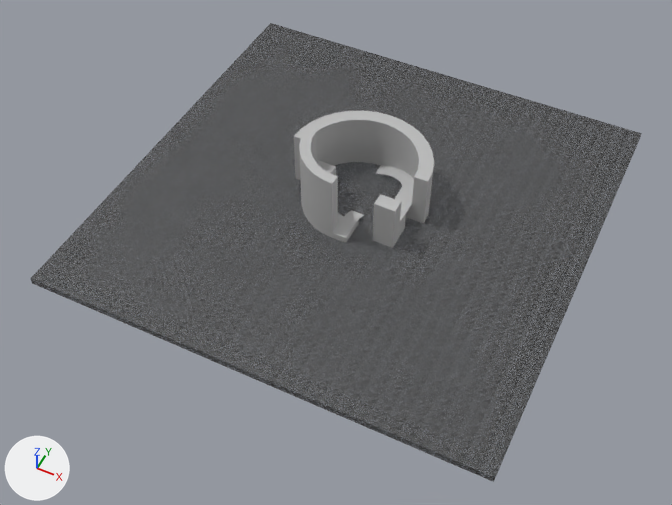
Two versions of the FBX model Content/scenes/theEdge.fbx, one commit apart.
Before and after are seen from a camera (50 mm lens) standing at (0.774, -1.689, 1.857) and looking at (0.015, -0.17, -0.042). The axes (+X, +Y, +Z) are drawn at lower left. The lights are the same throughout. Where no turn or scale is listed for an object, it has been applied to the vertices.

Script lines for the objects in view, before the commit:
```python
ob_pcube3 = bpy.data.objects.new('pCube3', me_mesh_003)
ob_pcube3.location = (-0.11, 0.02, 0.03)
ob_pcube31 = bpy.data.objects.new('pCube31', me_mesh_015)
ob_pcube31.location = (0.0, 0.0, 0.0)
ob_pcube33 = bpy.data.objects.new('pCube33', me_mesh_024)
ob_pcube33.location = (0.14, -0.02, 0.06)
ob_pcube34 = bpy.data.objects.new('pCube34', me_mesh_025)
ob_pcube34.location = (0.12, 0.02, 0.03)
ob_pcube35 = bpy.data.objects.new('pCube35', me_mesh_026)
ob_pcube35.location = (0.12, -0.1, 0.03)
ob_pcube4 = bpy.data.objects.new('pCube4', me_mesh_004)
ob_pcube4.location = (0.12, -0.06, 0.03)
ob_pcube5 = bpy.data.objects.new('pCube5', me_mesh_005)
ob_pcube5.location = (-0.15, 0.02, 0.06)
ob_ppipe1 = bpy.data.objects.new('pPipe1', me_mesh_001)
ob_ppipe1.location = (0.0, 0.0, 0.08)
ob_ppipe2 = bpy.data.objects.new('pPipe2', me_mesh_007)
ob_ppipe2.location = (0.0, 0.0, 0.01)
# also in view: 'pCube1' at (0.0, 0.0, -0.01); 'pPipe3' at (-0.08, -0.08, 0.102)
```
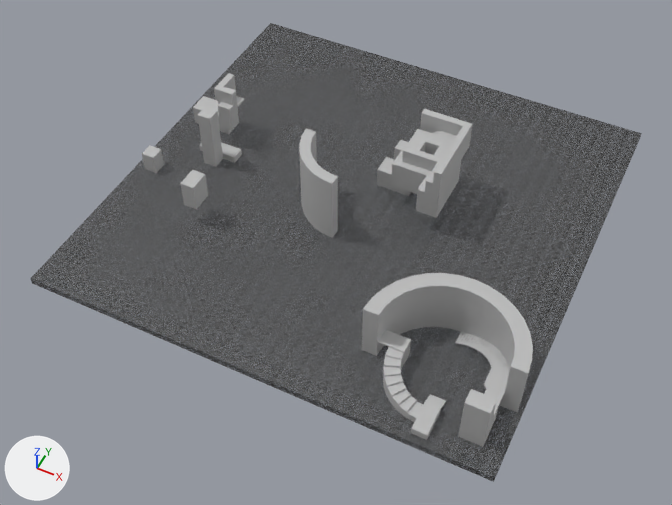
Commit message: The Edge stuff

What differs and where, as boxes (x1, y1, x2, y2) in the pictures (672 x 505 px):
'pPipe1', moved: before (294, 111, 434, 224); after (362, 273, 533, 413)
'elevatorTop', added: after (402, 109, 472, 197)
'pCube35', moved: before (372, 194, 401, 248); after (458, 389, 497, 447)
'pCube49', added: after (391, 140, 461, 218)
'pPipe2', moved: before (338, 212, 344, 225); after (383, 347, 423, 422)
'pCube2', moved: before (333, 214, 359, 243); after (411, 402, 441, 440)
'pCube37', added: after (198, 107, 223, 167)
'pCube33', moved: before (395, 186, 413, 213); after (484, 368, 509, 405)
'pCube40', added: after (180, 170, 208, 210)
'pCube31', moved: before (375, 165, 411, 180); after (456, 331, 500, 356)
'elevatorBottom', added: after (377, 157, 411, 196)
'pCube41', added: after (218, 102, 239, 131)
'pCube3', moved: before (320, 162, 336, 176); after (389, 334, 411, 365)
'pCube42', added: after (142, 145, 164, 173)
'pCube38', added: after (193, 96, 239, 134)
'pCube36', added: after (199, 142, 242, 163)
'pCube45', added: after (220, 87, 237, 105)
'pCube5', moved: before (317, 160, 323, 166); after (373, 330, 396, 347)
'pCube4', moved: before (399, 212, 406, 237); after (490, 404, 499, 430)
'pCube46', added: after (214, 81, 228, 101)
'pCube47', added: after (222, 73, 235, 89)
'pCube34', moved: before (406, 205, 412, 219); after (499, 395, 504, 406)
'pCube48', added: after (236, 96, 244, 108)

The change, as a list of edits to the scene's bpy script:
```text
Change ob_pcube31:
    ob_pcube31.location: (0.0, 0.0, 0.0) -> (0.43, -0.46, 0.0)
Change ob_pcube34:
    ob_pcube34.location: (0.12, 0.02, 0.03) -> (0.55, -0.44, 0.03)
Change ob_pcube5:
    ob_pcube5.location: (-0.15, 0.02, 0.06) -> (0.28, -0.44, 0.06)
Change ob_pcube33:
    ob_pcube33.location: (0.14, -0.02, 0.06) -> (0.57, -0.48, 0.06)
Change ob_ppipe2:
    ob_ppipe2.location: (0.0, 0.0, 0.01) -> (0.43, -0.46, 0.01)
Change ob_ppipe1:
    ob_ppipe1.location: (0.0, 0.0, 0.08) -> (0.43, -0.46, 0.08)
Change ob_pcube4:
    ob_pcube4.location: (0.12, -0.06, 0.03) -> (0.55, -0.52, 0.03)
Change ob_pcube35:
    ob_pcube35.location: (0.12, -0.1, 0.03) -> (0.55, -0.56, 0.03)
Change ob_pcube3:
    ob_pcube3.location: (-0.11, 0.02, 0.03) -> (0.32, -0.44, 0.03)
Change ob_pcube2:
    ob_pcube2.location: (0.02, -0.12, 0.01) -> (0.45, -0.58, 0.01)
Add ob_pcube37:
    ob_pcube37 = bpy.data.objects.new('pCube37', me_mesh_028)  # a box spanning x -0.02..0.02, y -0.02..0.02, z -0.09..0.09; in mat_phong1 (grey #bcbcbc)
    ob_pcube37.location = (-0.45, -0.04, 0.09)
Add ob_pcube38:
    ob_pcube38 = bpy.data.objects.new('pCube38', me_mesh_029)  # a box spanning x -0.06..0.06, y -0.03..0.03, z -0.03..0.03; in mat_phong1 (grey #bcbcbc)
    ob_pcube38.location = (-0.53, 0.11, 0.03)
Add ob_pcube47:
    ob_pcube47 = bpy.data.objects.new('pCube47', me_mesh_036)  # a box spanning x -0.01..0.01, y -0.02..0.02, z -0.02..0.02; in mat_phong1 (grey #bcbcbc)
    ob_pcube47.location = (-0.48, 0.12, 0.16)
Add ob_pcube42:
    ob_pcube42 = bpy.data.objects.new('pCube42', me_mesh_033)  # a box spanning x -0.02..0.02, y -0.02..0.02, z -0.03..0.03; in mat_phong1 (grey #bcbcbc)
    ob_pcube42.location = (-0.59, -0.14, 0.03)
Add ob_pcube39:
    ob_pcube39 = bpy.data.objects.new('pCube39', me_mesh_030)  # a box spanning x -0.02..0.02, y -0.02..0.02, z -0.04..0.04; in mat_phong1 (grey #bcbcbc)
    ob_pcube39.location = (-0.49, 0.12, 0.1)
Add ob_pcube46:
    ob_pcube46 = bpy.data.objects.new('pCube46', me_mesh_036.copy())
    ob_pcube46.location = (-0.48, 0.08, 0.16)
Add ob_pcube45:
    ob_pcube45 = bpy.data.objects.new('pCube45', me_mesh_034)  # a box spanning x -0.02..0.02, y -0.01..0.01, z -0.02..0.02; in mat_phong1 (grey #bcbcbc)
    ob_pcube45.location = (-0.45, 0.07, 0.16)
Add ob_pcube36:
    ob_pcube36 = bpy.data.objects.new('pCube36', me_mesh_027)  # a box spanning x -0.06..0.06, y -0.02..0.02, z -0.01..0.01; in mat_phong1 (grey #bcbcbc)
    ob_pcube36.location = (-0.45, 0.0, 0.01)
Add ob_pcube40:
    ob_pcube40 = bpy.data.objects.new('pCube40', me_mesh_031)  # a box spanning x -0.02..0.02, y -0.03..0.03, z -0.04..0.04; in mat_phong1 (grey #bcbcbc)
    ob_pcube40.location = (-0.37, -0.25, 0.1)
Add ob_elevatortop:
    ob_elevatortop = bpy.data.objects.new('elevatorTop', me_mesh_038)  # 117 vertices, 116 faces; spans x -0.07..0.07, y -0.09..0.13, z -0.02..0.06; in mat_phong1 (grey #bcbcbc)
    ob_elevatortop.location = (0.17, 0.07, 0.16)
Add ob_elevatorbottom:
    ob_elevatorbottom = bpy.data.objects.new('elevatorBottom', me_mesh_040)  # 16 vertices, 14 faces; spans x -0.06..0.06, y -0.03..0.03, z -0.03..0.03; in mat_phong1 (grey #bcbcbc)
    ob_elevatorbottom.location = (0.08, 0.11, 0.03)
Add ob_pcube48:
    ob_pcube48 = bpy.data.objects.new('pCube48', me_mesh_037)  # a box spanning x -0.02..0.02, y -0.02..0.02, z -0.0025..0.0025; in mat_phong1 (grey #bcbcbc)
    ob_pcube48.location = (-0.45, 0.1, 0.12)
Add ob_pcube41:
    ob_pcube41 = bpy.data.objects.new('pCube41', me_mesh_030.copy())
    ob_pcube41.location = (-0.45, 0.06, 0.1)
Add ob_pcube49:
    ob_pcube49 = bpy.data.objects.new('pCube49', me_mesh_039)  # 46 vertices, 45 faces; spans x -0.09..0.09, y -0.08..0.08, z -0.04..0.04; in mat_phong1 (grey #bcbcbc)
    ob_pcube49.location = (0.15, 0.06, 0.1)
```
